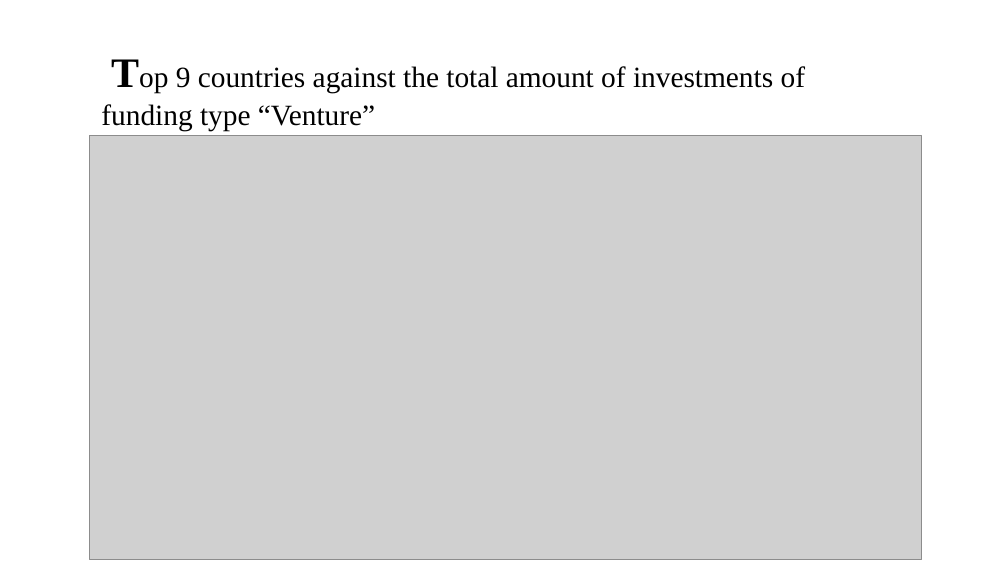
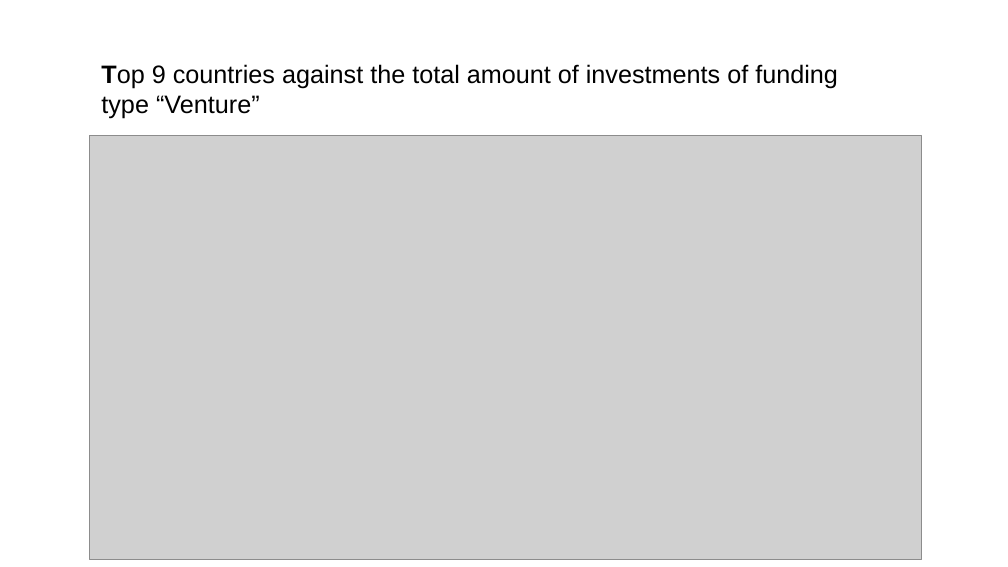
Before and after one commit to santhoshpkumar/Spark-Funds-Investment-CaseStudy, a slide deck: slide 8 of Spark Funds Presentation.pptx. Drawn at 1008x567 pixels with LibreOffice and Linux fonts; fonts in the diff are those of the drawing; grey boxes stand for pictures; background and template pictures are left out. Boxes give left, top, right and bottom in pixels: in the first picture for what was removed or moved away, otherwise in the second. Text is boxed around its words. In the diff, an @@ line names an element or a change of style, - is before the commit and + after.

```diff
--- a/Spark Funds Presentation.pptx
+++ b/Spark Funds Presentation.pptx
@@ text "Top 9 countries against the ..." at (101, 64, 838, 119): size 40 to 24 pt in "Top"; size 28 to 24 pt, font Times New Roman to Arial @@
```
Also in this commit, not shown: 4 other slides changed, 5 slides added, 5 slides removed.
